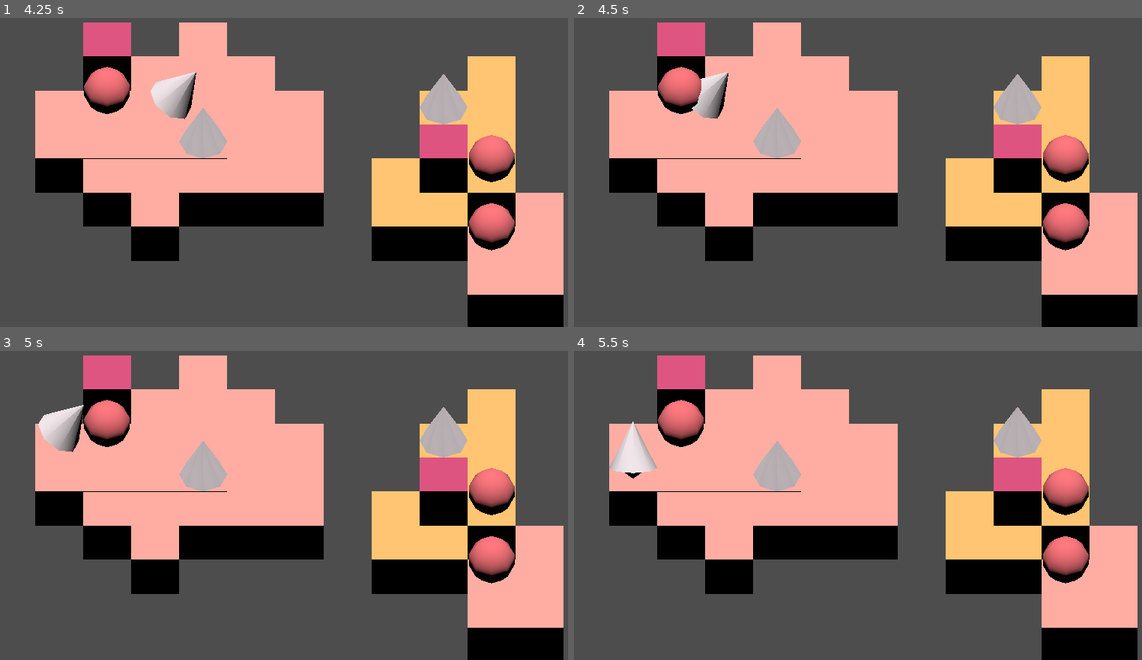
Above: before the commit, frames 1-4 (two rows, left to right).
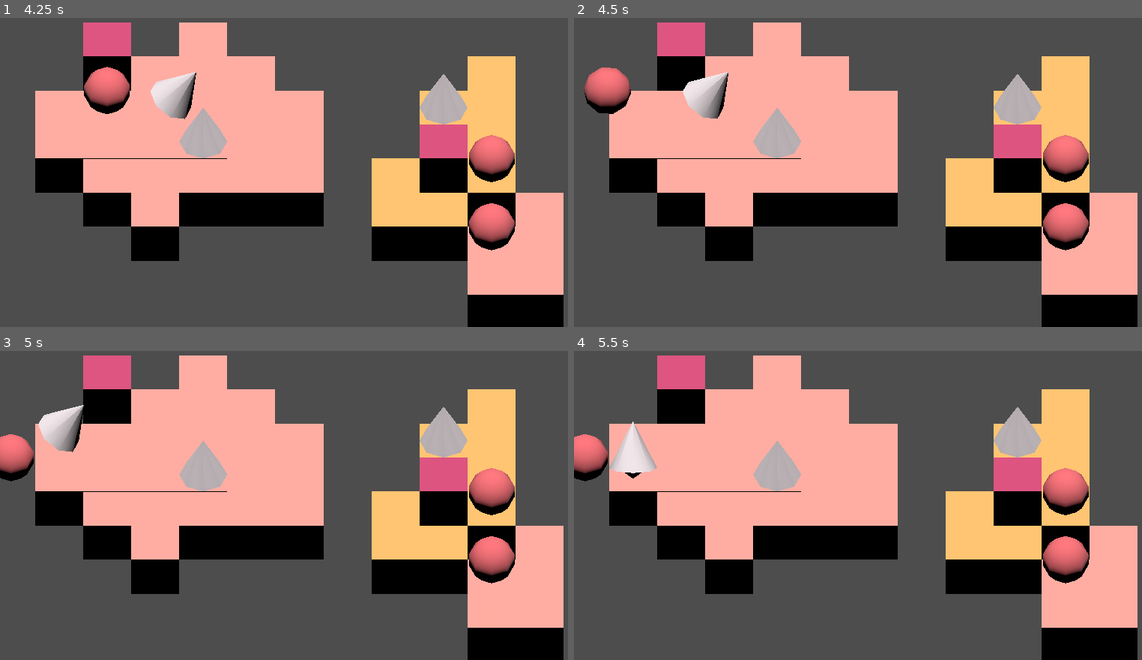
Above: after the commit, the same moments.

Repository: raggy/PuzzleKit
Game: Godot game, scene res://examples/hermits_new_home/hermits_new_home.tscn
Two runs of this game, one before a commit and one after it. Both use one fixed random seed, a clock stepped at 60 frames per second and the inputs below.
Inputs:
- Up to frame 1 (4.25 s): tap Enter at 0.5 s; hold D (right) 0.53-1.28 s; tap X (swap) at 0.6, 2.1, 3.6 s; hold S (down) 1.28-2.03 s; tap Z (undo) at 1.35, 2.85 s; tap R (reset) at 2 s; hold D (right) 2.03-2.78 s; hold W (up) 2.78-3.53 s; hold A (left) from 3.53 s (still down)
- Up to frame 2 (4.5 s): keep holding A (left); tap Z (undo) at 4.35 s
- Up to frame 3 (5 s): keep holding A (left)
- Up to frame 4 (5.5 s): release A (left) at 5.03 s; hold S (down) from 5.03 s (still down); tap X (swap) at 5.1 s

Frame 1 is identical in both runs. In frame 2, 1.9% of the frame differs, in the area x 1-23%, y 15-32%; in frame 3, 1.7%; in frame 4, 1.7%.

Commit message:
Queue up push animations in order

Diff:
--- a/examples/hermits_new_home/hermits_new_home.gd
+++ b/examples/hermits_new_home/hermits_new_home.gd
@@ -30,7 +30,6 @@
 
 func _move(direction_2d: Vector2i) -> bool:
     var direction := Vector3i(direction_2d.x, 0, direction_2d.y)
-    var pushed := false
 
     # Nothing to walk onto
     if board.is_empty(player.grid_position + direction + Vector3i.DOWN, GROUP_STANDABLE):
@@ -38,13 +37,12 @@
 
     # Push
     var pushable := board.get_piece_at(player.grid_position + direction, GROUP_PUSHABLE)
-    if pushable:
-        # Push was blocked
-        if not _push(pushable, direction):
-            return false
+    var pushed := pushable and _push(pushable, direction)
+    # Tried to push but it was blocked
+    if pushable and not pushed:
+        return false
 
     var blocked := board.is_occupied(player.grid_position + direction, GROUP_PHYSICAL)
-
     # We're blocked from moving but didn't push anything
     if blocked and not pushed:
         return false
@@ -64,13 +62,13 @@
 
     return true
 
-func _push(pushable: Piece3D, direction: Vector3i) -> bool:
+func _push(pushable: Piece3D, direction: Vector3i, pushed_by: Piece3D = null) -> bool:
     var blocking_piece := board.get_piece_at(pushable.grid_position + direction, GROUP_PHYSICAL)
     # There's something blocking it from being pushed so we won't move
     if blocking_piece:
         # If the blocking piece is pushable, push it instead
         if blocking_piece.is_in_group(GROUP_PUSHABLE):
-            return _push(blocking_piece, direction)
+            return _push(blocking_piece, direction, pushable if pushable.visual._has_animation_this_step else pushed_by)
         # Blocking piece wasn't pushable, nothing moves
         return false
 
@@ -82,9 +80,15 @@
     if roll:
         pushable.rotate(Vector3(direction).cross(Vector3.UP), -TAU/4)
 
+    # If we know which piece pushed this, animate after its latest animation, or else this piece's latest animation
+    var animate_after := pushed_by if pushed_by else pushable
+    # Animate movement
+    animator.queue_for(pushable.visual.create_animation(pushable.visual.default_animation), animate_after)
+
     # Nothing below pushable after movement
     if board.is_empty(pushable.grid_position + Vector3i.DOWN, GROUP_STANDABLE):
         pushable.grid_position += Vector3i.DOWN
+        animator.queue_for(pushable.visual.create_animation(pushable.visual.default_animation), animate_after)
     # Keep moving if we rolled and there's something below where we moved
     elif roll:
         _push(pushable, direction)
